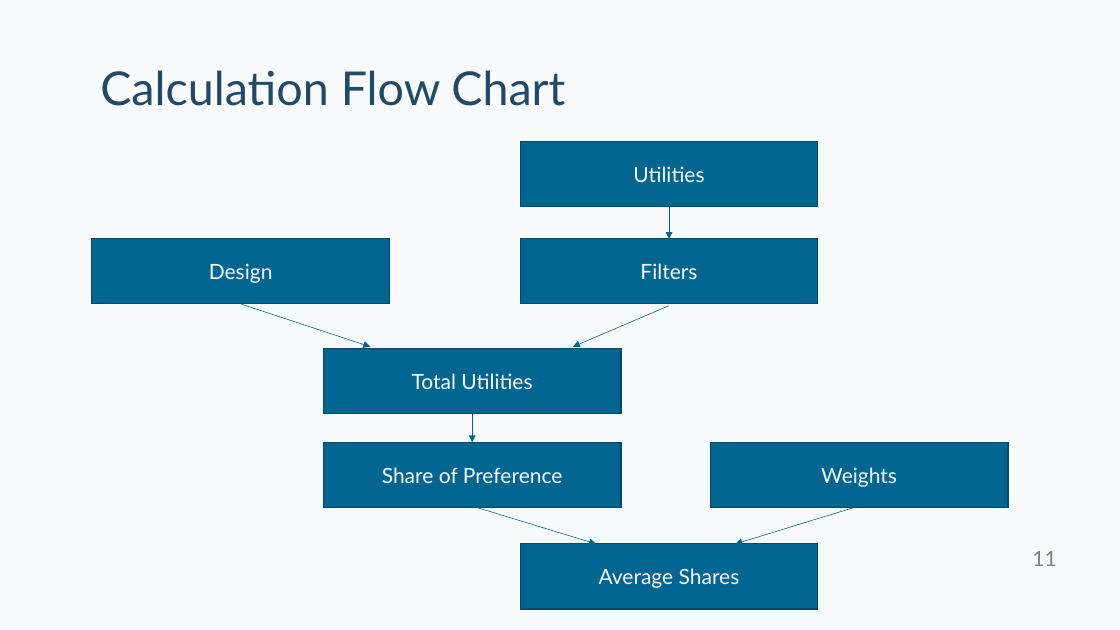
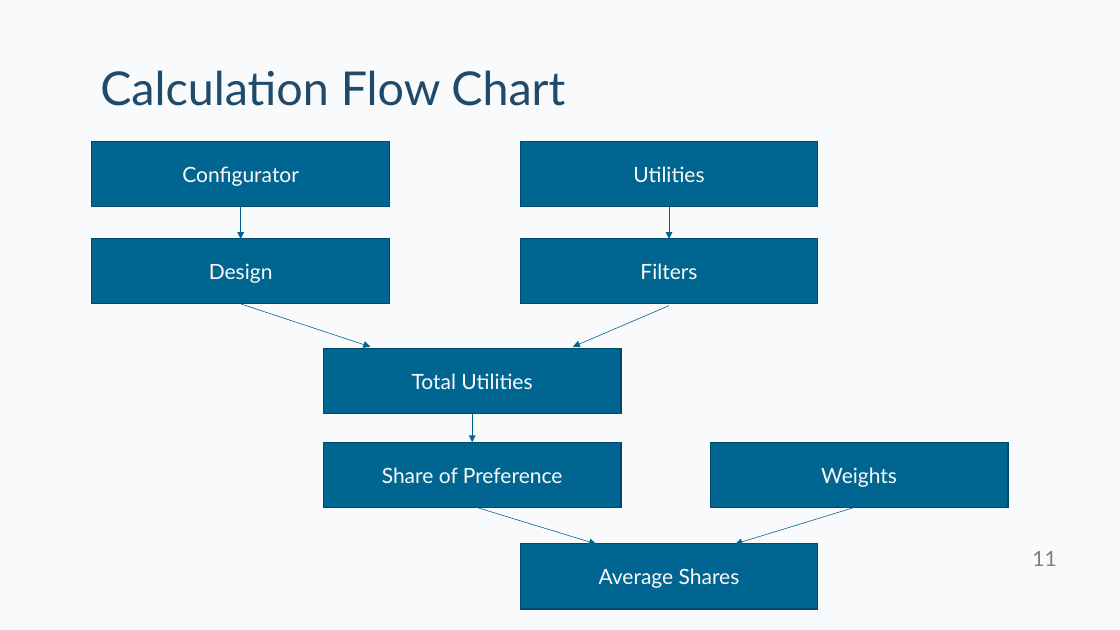
Before and after one commit to kpfairchild/ExcelSimulator, a slide deck: slide 11 of Excel Simulator Tips and Tricks.pptx. Drawn at 1120x630 pixels with LibreOffice and Linux fonts; fonts in the diff are those of the drawing. Boxes give left, top, right and bottom in pixels: in the first picture for what was removed or moved away, otherwise in the second. Text is boxed around its words. In the diff, an @@ line names an element or a change of style, - is before the commit and + after.

Commit message:
Updated PPT

```diff
--- a/Excel Simulator Tips and Tricks.pptx
+++ b/Excel Simulator Tips and Tricks.pptx
@@ rectangle added at (92, 142, 389, 207), fill #006691, outline #004B6B 1 pt, 18 pt, text #FCFAF8 @@
+Configurator
@@ arrow added from (241, 207) to (241, 239), #006691 0.5 pt @@
```
